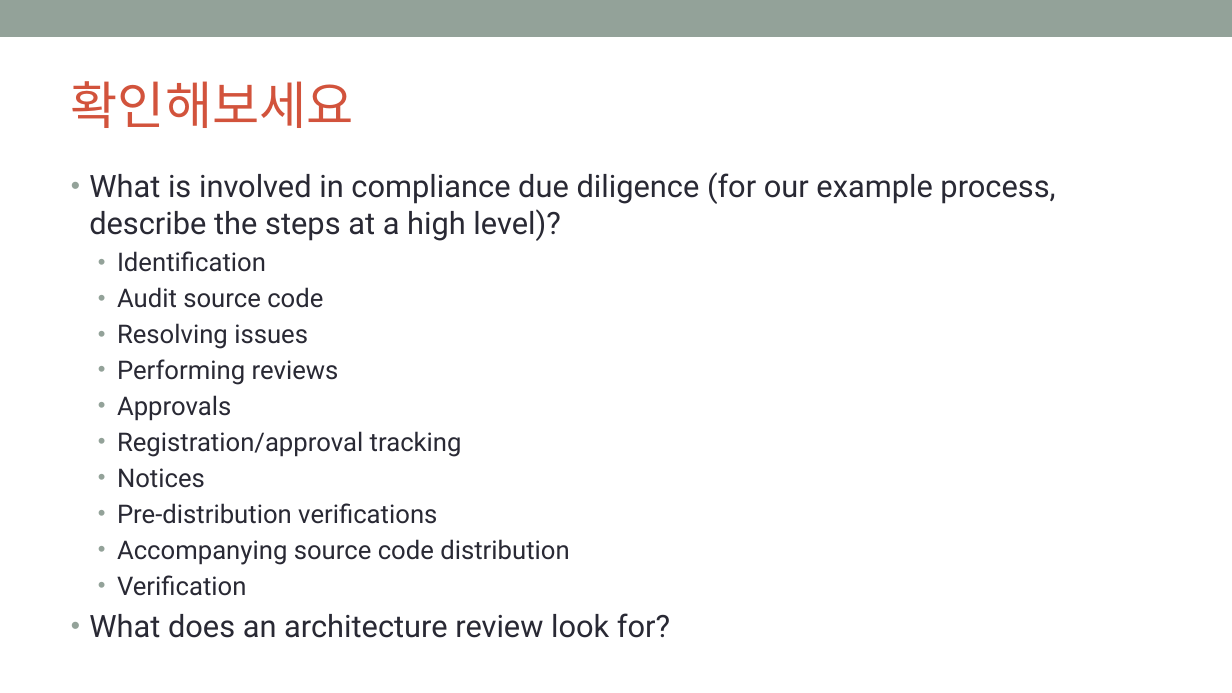
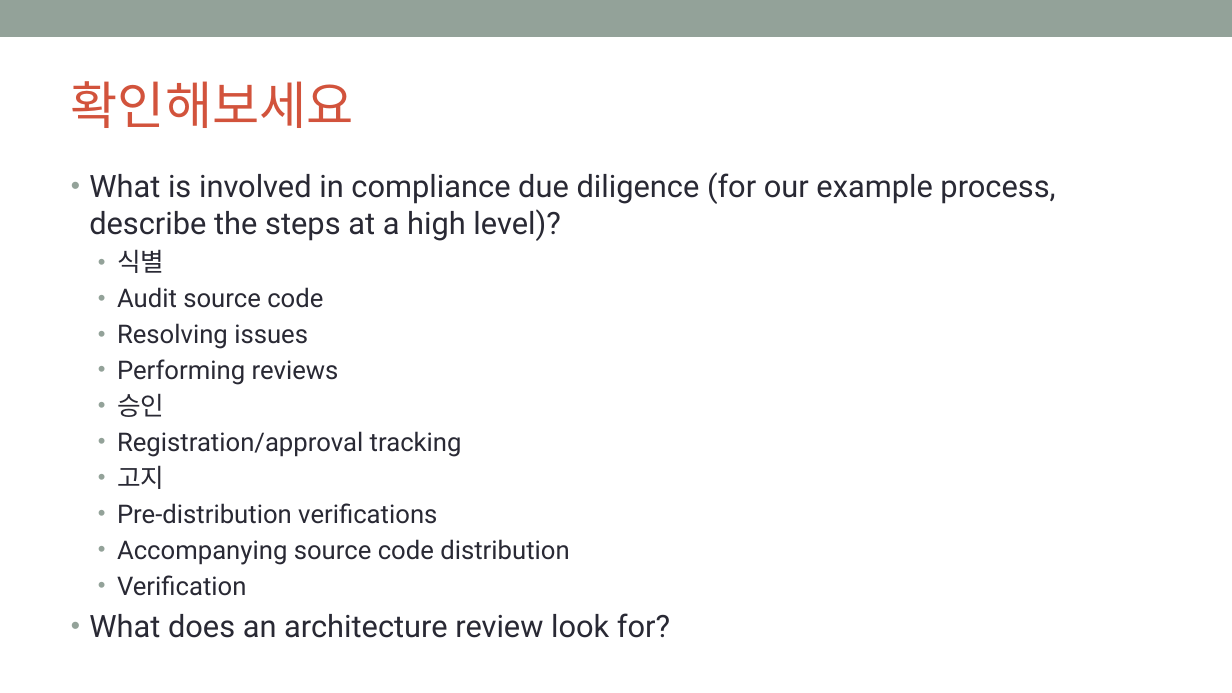
Before and after one commit to OpenChain-KWG/Curriculum-Translation-KR, a slide deck: slide 67 of target/slides/openchain-curriculum-for-1-1.pptx. Drawn at 1232x693 pixels with LibreOffice and Linux fonts; fonts in the diff are those of the drawing; background and template pictures are left out. Boxes give left, top, right and bottom in pixels: in the first picture for what was removed or moved away, otherwise in the second. Text is boxed around its words. In the diff, an @@ line names an element or a change of style, - is before the commit and + after.

```diff
--- a/target/slides/openchain-curriculum-for-1-1.pptx
+++ b/target/slides/openchain-curriculum-for-1-1.pptx
@@ text at [117,249,164,273]: text changed @@
-  • Identification
+  • 식별
@@ text at [117,393,164,417]: text changed @@
-  • Approvals
+  • 승인
@@ text at [117,465,164,489]: text changed @@
-  • Notices
+  • 고지
```
Also in this commit, not shown: 11 other slides changed, 6 slides added, 6 slides removed, 7 other files.
